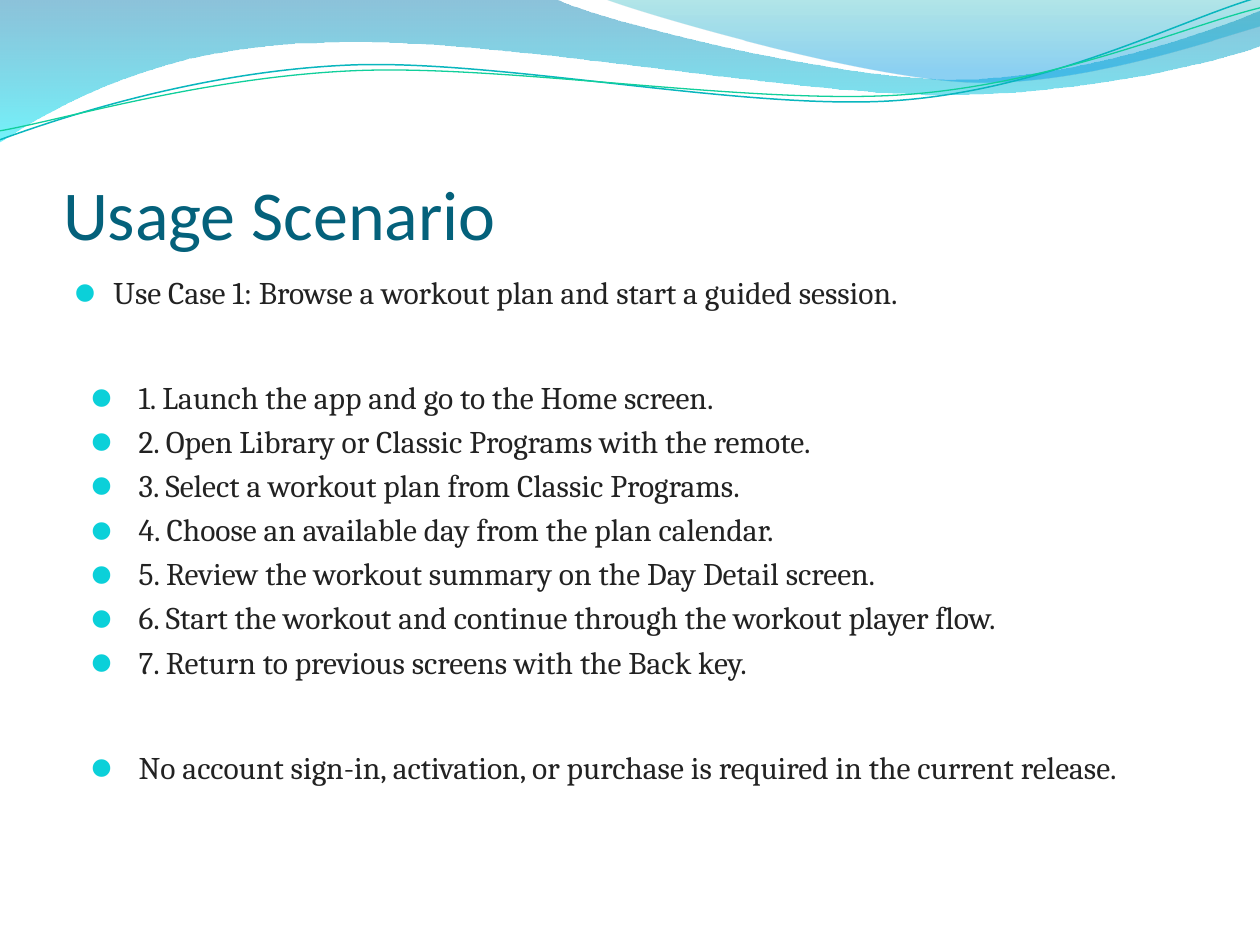
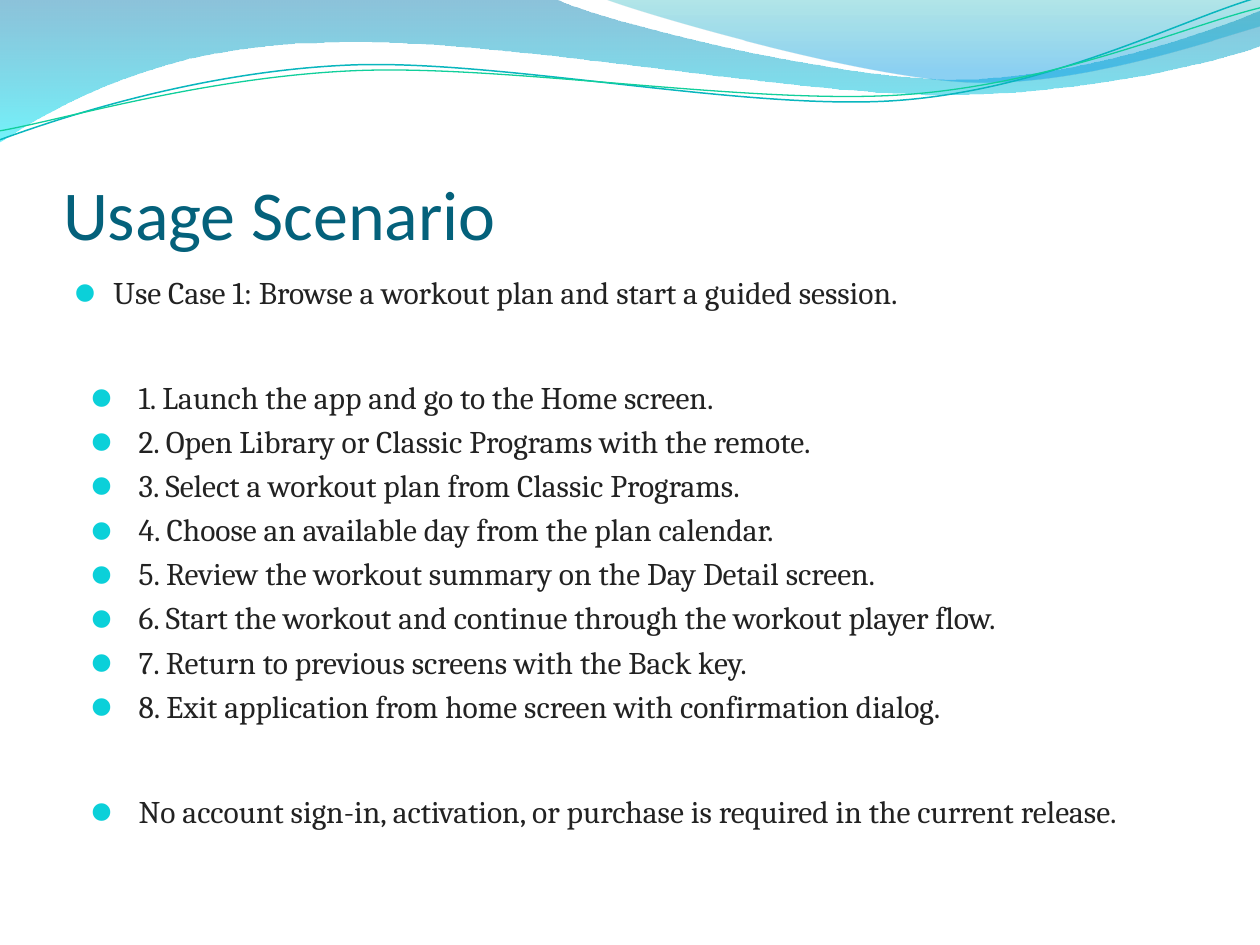
Before and after one commit to Alexzzl/FitPulse, a slide deck: slide 7 of docs/outputs/App_Description_FitPulse_filled.pptx. Drawn at 1260x945 pixels with LibreOffice and Linux fonts; fonts in the diff are those of the drawing; background and template pictures are left out. Boxes give left, top, right and bottom in pixels: in the first picture for what was removed or moved away, otherwise in the second. Text is boxed around its words. In the diff, an @@ line names an element or a change of style, - is before the commit and + after.

```diff
--- a/docs/outputs/App_Description_FitPulse_filled.pptx
+++ b/docs/outputs/App_Description_FitPulse_filled.pptx
@@ text at <box>139,695,940,725</box>: paragraph added @@
+⚫ 8. Exit application from home screen with confirmation dialog.
```
Also in this commit, not shown: 2 other slides changed, 1 other file.
